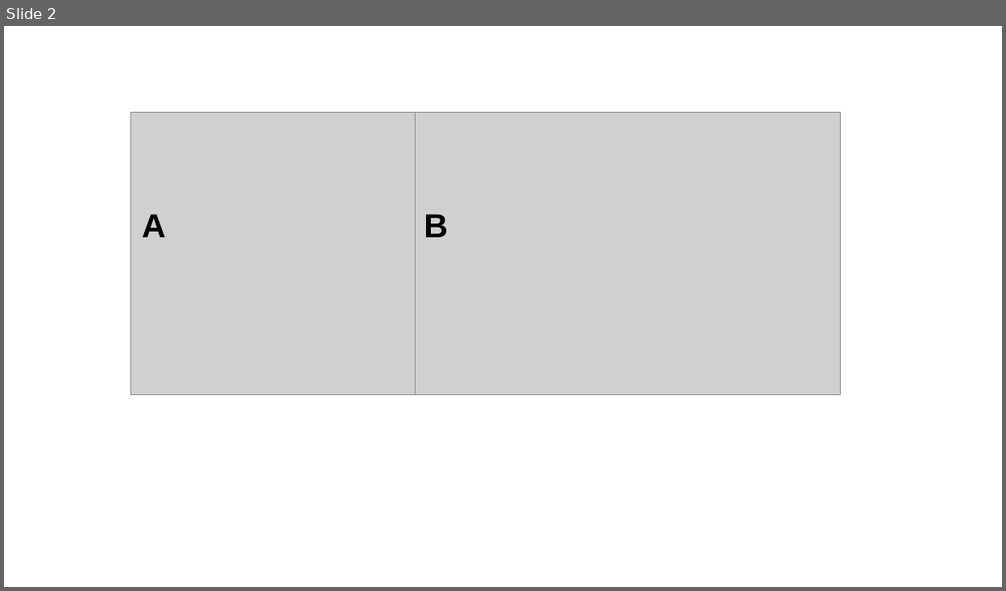
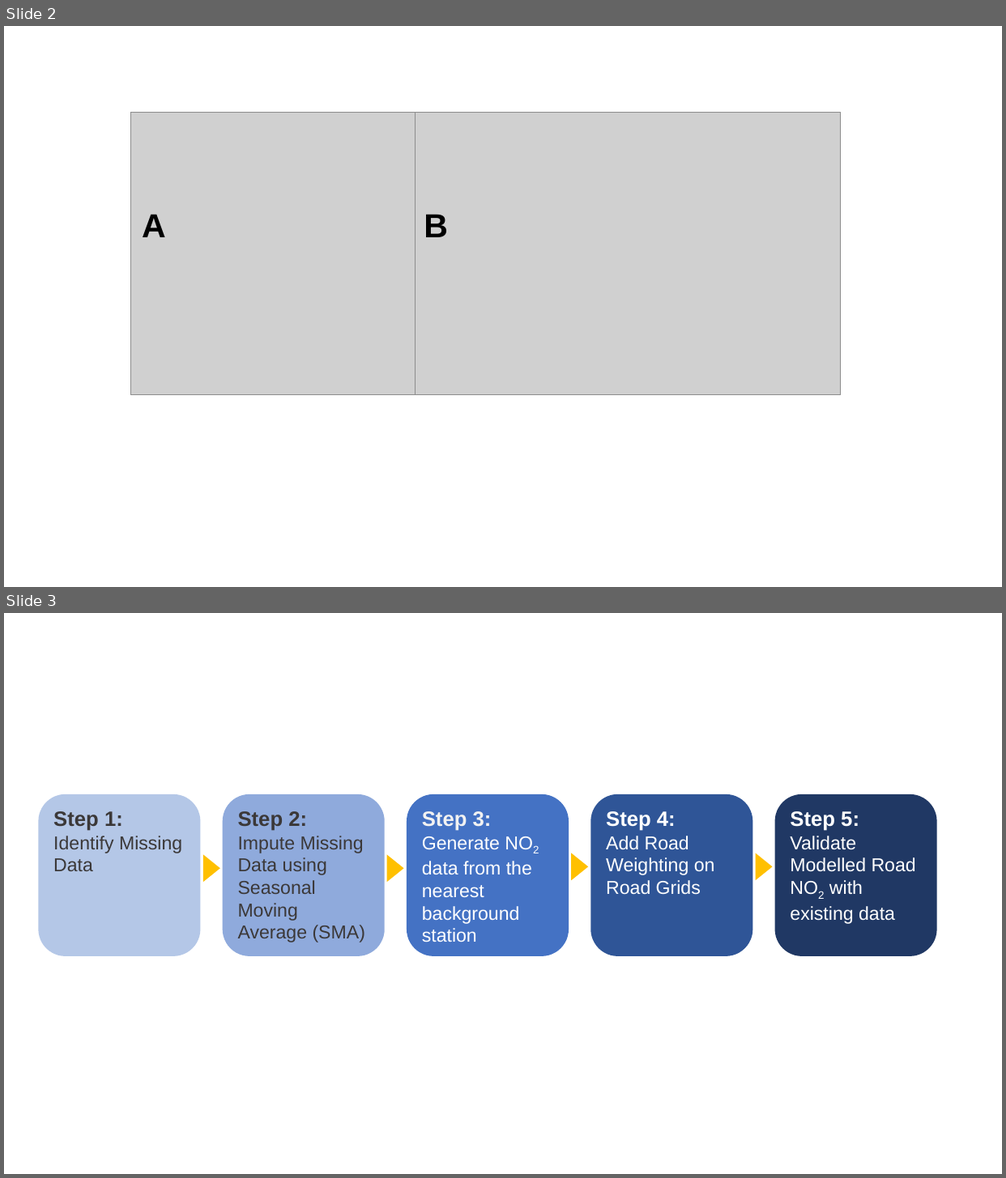
Before and after one commit to dataandcrowd/ABM-for-Data-Scarcity, a slide deck: Figures SESMO.pptx. Shown one above the other, each under a label of ours: slide 2 before the commit, slides 2 and 3 after it. The pictures are 1006x591 and 1006x1178 pixels, drawn with LibreOffice and Linux fonts; fonts in the diff are those of the drawing; grey boxes stand for pictures. Boxes give left, top, right and bottom in pixels: in the first picture for what was removed or moved away, otherwise in the second. Text is boxed around its words. In the diff, an @@ line names an element or a change of style, - is before the commit and + after.

Commit message:
update on road weighting

```diff
--- a/Figures SESMO.pptx
+++ b/Figures SESMO.pptx
@@ slide 3 added at (4, 613, 1002, 1174), background #FFFFFF @@
@@ rounded rectangle added at (39, 794, 200, 956), fill #B4C7E7, 18 pt, text #3B3838 @@
+Step 1:
+Identify Missing Data
@@ rounded rectangle added at (223, 794, 385, 956), fill #8FAADC, 18 pt, text #3B3838 @@
+Step 2:
+Impute Missing Data using Seasonal Moving Average (SMA)
@@ rounded rectangle added at (407, 794, 569, 956), fill #4472C4, 18 pt, text #FFFFFF @@
+Step 3:
+Generate NO2 data from the nearest background station
@@ rounded rectangle added at (591, 794, 752, 956), fill #2F5597, 18 pt, text #FFFFFF @@
+Step 4:
+Add Road Weighting on Road Grids
@@ rounded rectangle added at (775, 794, 937, 956), fill #203864, 18 pt, text #FFFFFF @@
+Step 5:
+Validate Modelled Road NO2 with existing data
@@ triangle added at (203, 855, 220, 883), fill #FFC000 @@
@@ triangle added at (387, 855, 404, 883), fill #FFC000 @@
@@ triangle added at (572, 854, 589, 881), fill #FFC000 @@
@@ triangle added at (756, 854, 773, 881), fill #FFC000 @@
```
Also in this commit, not shown: 19 other files.
